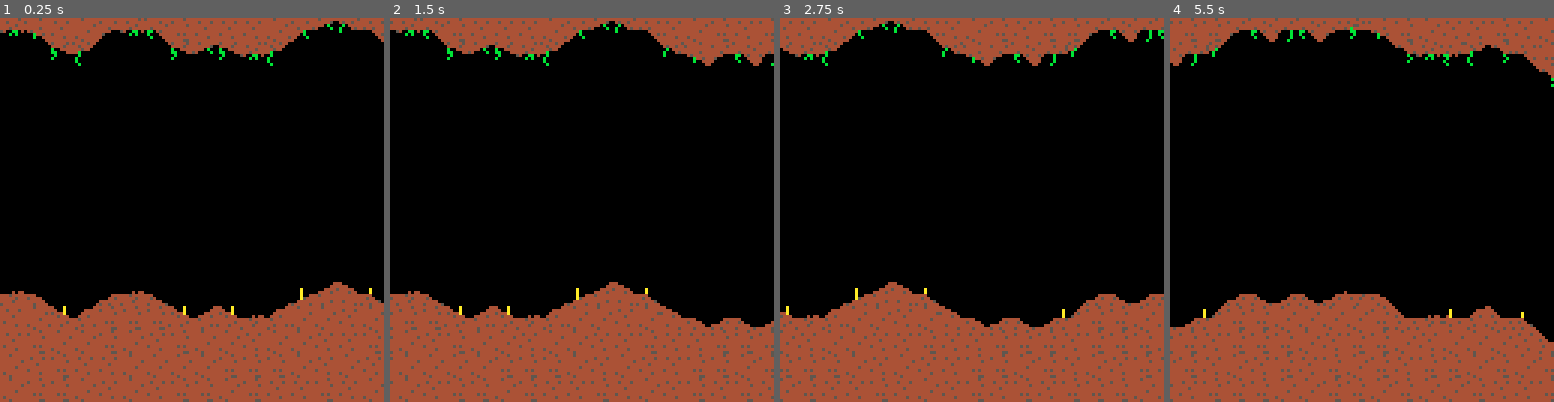
Above: before the commit, frames 1-4 (left to right).
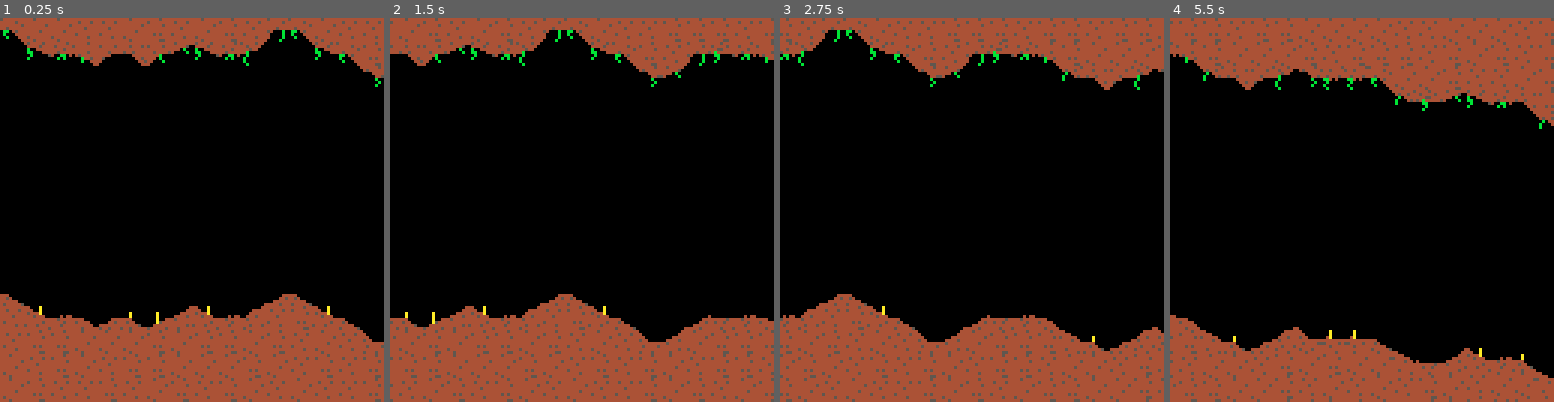
Above: after the commit, the same moments.

Repository: skilldrick/pico8-carts
Game: PICO-8 cartridge picocave.p8
Two runs of this game, one before a commit and one after it. Both use one fixed random seed, a clock stepped at 60 frames per second and the inputs below.
Inputs:
- Up to frame 1 (0.25 s): no input
- Up to frame 2 (1.5 s): no input
- Up to frame 3 (2.75 s): no input
- Up to frame 4 (5.5 s): no input

The runs differ from the first frame. In frame 1, 12% of the frame differs, in the area x 0-100%, y 0-100%; in frame 2, 12%; in frame 3, 15%; in frame 4, 24%.

Commit message:
Make walls narrow

Diff:
--- a/picocave.p8
+++ b/picocave.p8
@@ -27,7 +27,7 @@
   end
 
   local rockb={}
-  for j=y+height+1,15 do
+  for j=y+height+1,16 do
     add(
       rockb,
       {y=j,s=rand(solid)}
@@ -40,6 +40,7 @@
     i=i,
     s=s,
     y=y,
+    h=height,
     rockt=rockt,
     rockb=rockb,
     kind=kind
@@ -98,6 +99,16 @@
   [top]={top_mid,bot_mid},
   [bottom]={bot_mid,top_mid}
 }
+next_kind_down={
+  [middle]=mid_bot,
+  [top]=top_mid,
+  [bottom]=top_mid
+}
+next_kind_up={
+  [middle]=mid_top,
+  [top]=bot_mid,
+  [bottom]=bot_mid
+}
 
 --sprites for solid wall
 solid={32,33,34}
@@ -117,17 +128,17 @@
   local next_kind
 
   if (
-    prev.y <= min_y and
-    prev_right == top
+    prev.y <= min_y
   ) then
     --at top so go down
-    next_kind=top_mid
+    next_kind=
+      next_kind_down[prev_right]
   elseif (
-    prev.y >= max_y and
-    prev_right == bottom
+    prev.y >= max_y
   ) then
     --at bottom so go up
-    next_kind=bot_mid
+    next_kind=
+      next_kind_up[prev_right]
   else
     --choose random direction
     next_kind=
@@ -155,6 +166,10 @@
   add(top_wall,nxt)
 end
 
+function remove_first_wall()
+  del(top_wall,top_wall[1])
+end
+
 function _init()
   --fill top_wall array
   for i=0,15 do
@@ -166,8 +181,26 @@
   frame+=1
 
   --add new wall every 8 frames
+  --and remove first wall
   if frame%8==0 then
     add_next_wall()
+    remove_first_wall()
+  end
+
+  --narrow cave every 64 frames
+  if (
+    frame%64==0 and height>1
+  ) then
+    height-=1/8
+
+    --adjust min_y and max_y
+    --as we narrow
+    if (
+      16-(height+min_y+max_y)>0
+    ) then
+      min_y+=1
+      max_y+=1
+    end
   end
 end
 
@@ -182,19 +215,21 @@
     local w=top_wall[i+1]
     local x=w.i-frame/8
 
-    --draw rock above wall
+    --draw rock above top wall
     for k,r in pairs(w.rockt) do
       spr8(r.s,x,r.y)
     end
 
-    --draw rock below wall
+    --draw rock below bottom wall
     for k,r in pairs(w.rockb) do
       spr8(r.s,x,r.y)
     end
 
-    --draw wall
+    --draw top wall
     spr8(w.s,x,w.y)
-    spr8(w.s+16,x,height+w.y)
+
+    --draw bottom wall
+    spr8(w.s+16,x,w.h+w.y)
   end
 end
 __gfx__
